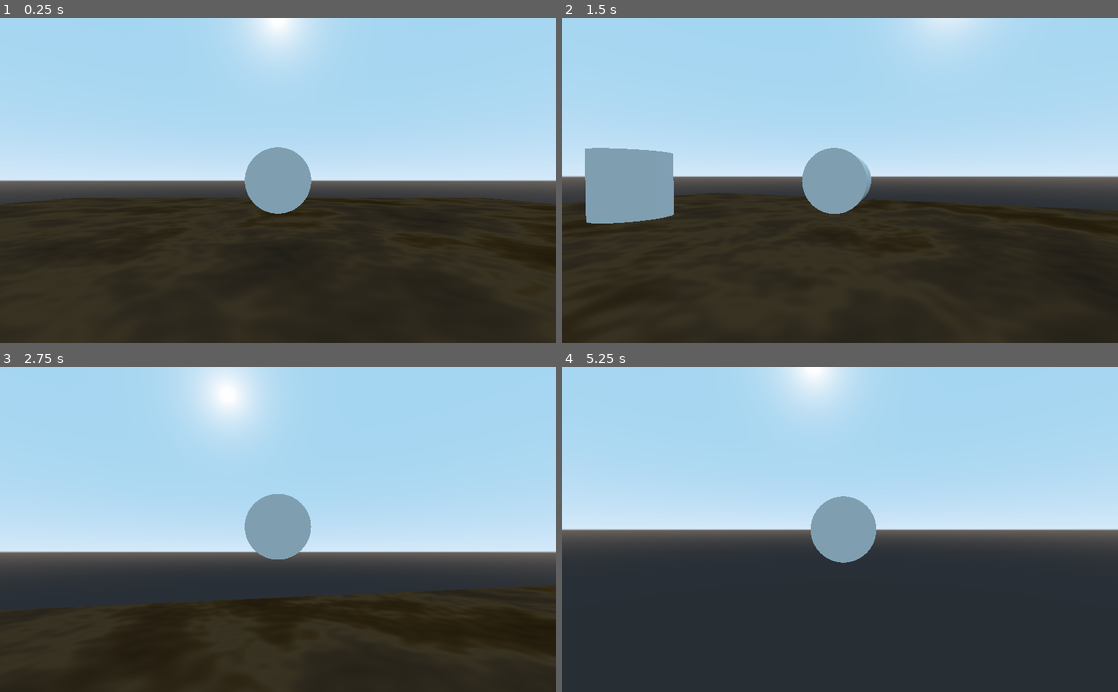
Above: before the commit, frames 1-4 (two rows, left to right).
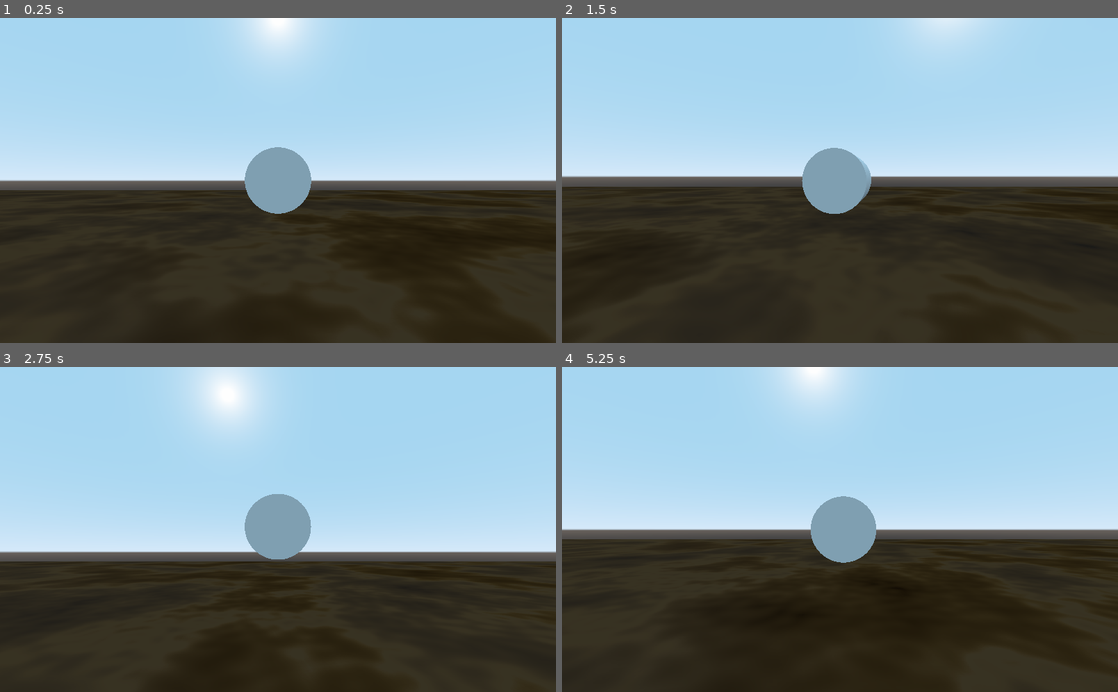
Above: after the commit, the same moments.

Repository: PDHTEC/HelpBender
Game: Godot game, scene res://Main.tscn
The game is run twice, just before and just after one commit, with the same random seed, the same clock (stepped at 60 frames per second) and the same inputs.
Inputs (mouse positions are in pixels of both pictures, inside the frame that each line leads up to):
- Up to frame 1 (0.25 s): no input
- Up to frame 2 (1.5 s): tap Enter at 0.5 s; move the mouse to (867, 180) at 0.52 s; hold W (forward) from 0.53 s (still down); click (867, 180) at 0.6 s; move the mouse to (812, 180) at 1.27 s; click (812, 180) at 1.35 s
- Up to frame 3 (2.75 s): keep holding W (forward); move the mouse to (289, 523) at 2.02 s; click (289, 523) at 2.1 s
- Up to frame 4 (5.25 s): keep holding W (forward); move the mouse to (834, 536) at 2.77 s; click (834, 536) at 2.85 s; move the mouse to (878, 532) at 3.52 s; click (878, 532) at 3.6 s; move the mouse to (795, 526) at 4.27 s; click (795, 526) at 4.35 s; move the mouse to (845, 529) at 5.02 s; click (845, 529) at 5.1 s

The runs differ from the first frame. In frame 1, 2.4% of the frame differs, in the area x 0-100%, y 52-68%; in frame 2, 6.6%; in frame 3, 9.4%; in frame 4, 33%, in the area x 0-100%, y 52-100%.

Commit message:
Player movement updated
Player now lunges when attacking and there is a timer on player attacks.
The players rotation is now from -180 to 180 so it never ends up rotating more than 180 degrees to match the cameras rotation.

Diff:
--- a/HelpBender/Creature.gd
+++ b/HelpBender/Creature.gd
@@ -4,7 +4,7 @@
 export var max_food : float = 20
 export var food_value : float = 2
 export var movement_speed : float = 1
-export var max_speed : float = 20
+export var attack_speed : float = 1
 export var attack_power : float = 5
 
 var food : float
--- a/HelpBender/FollowingCamera.gd
+++ b/HelpBender/FollowingCamera.gd
@@ -26,6 +26,10 @@
 	var forwardy = sin(deg2rad(rotation_degrees.x))
 	var forwardz = sin(deg2rad(rotation_degrees.y)-PI/2) * cos(deg2rad(rotation_degrees.x))
 	forward = Vector3(forwardx,forwardy,forwardz)
+	if rotation_degrees.y>180:
+		rotation_degrees.y -= 360
+	elif rotation_degrees.y<-180:
+		rotation_degrees.y += 360
 
 func _input(event):
 	if event is InputEventMouseMotion:
--- a/HelpBender/Main.tscn
+++ b/HelpBender/Main.tscn
@@ -22,6 +22,8 @@
 lacunarity = 4.0
 
 [sub_resource type="NoiseTexture" id=13]
+width = 2056
+height = 2056
 noise = SubResource( 12 )
 
 [sub_resource type="SpatialMaterial" id=14]
@@ -32,7 +34,7 @@
 
 [sub_resource type="PlaneMesh" id=10]
 material = SubResource( 14 )
-size = Vector2( 100, 100 )
+size = Vector2( 500, 500 )
 
 [node name="Spatial" type="Spatial"]
 
@@ -49,7 +51,7 @@
 [node name="RayCast" type="RayCast" parent="Player"]
 transform = Transform( 1, 0, 0, 0, -4.37114e-08, -1, 0, 1, -4.37114e-08, 0, 0, 0 )
 enabled = true
-cast_to = Vector3( 0, -3, 0 )
+cast_to = Vector3( 0, -5, 0 )
 
 [node name="Body" type="CollisionShape" parent="Player"]
 transform = Transform( 1, 0, 0, 0, -4.37114e-08, -1, 0, 1, -4.37114e-08, 0, 0, 0 )
@@ -66,6 +68,8 @@
 [node name="Mesh" type="MeshInstance" parent="Player/Head"]
 mesh = SubResource( 8 )
 
+[node name="AttackTimer" type="Timer" parent="Player"]
+
 [node name="Test_creature" type="KinematicBody" parent="."]
 transform = Transform( 1, 0, 0, 0, 1, 0, 0, 0, 1, 0, 0, -10 )
 script = ExtResource( 3 )
@@ -81,8 +85,10 @@
 transform = Transform( 1, 0, 0, 0, 1, 0, 0, 0, 1, 0, -4.26016, 0 )
 
 [node name="CollisionShape" type="CollisionShape" parent="StaticBody"]
-transform = Transform( 50, 0, 0, 0, 1, 0, 0, 0, 50, 0, -1, 0 )
+transform = Transform( 250, 0, 0, 0, 1, 0, 0, 0, 250, 0, -1, 0 )
 shape = SubResource( 11 )
 
 [node name="MeshInstance" type="MeshInstance" parent="StaticBody"]
 mesh = SubResource( 10 )
+
+[connection signal="timeout" from="Player/AttackTimer" to="Player" method="_on_AttackTimer_timeout"]
--- a/HelpBender/Player.gd
+++ b/HelpBender/Player.gd
@@ -1,16 +1,24 @@
 extends "res://Creature.gd"
 
+func _process(delta):
+	if rotation_degrees.y>180:
+		rotation_degrees.y -= 360
+	elif rotation_degrees.y<-180:
+		rotation_degrees.y += 360
+	movement(delta)
+	if Input.is_action_just_pressed("left_click") && can_attack:
+		attempt_attack()
+
 func attempt_attack():
+	$AttackTimer.start(attack_speed)
+	velocity += forward*10
+	can_attack = false
 	var collider = $RayCast.get_collider()
 	if collider!=null:
 		if collider.has_method("attack"):
 			collider.attack(self, attack_power)
 
-func _process(delta):
-	movement(delta)
-	if Input.is_action_just_pressed("left_click"):
-		attempt_attack()
-
+var forward : Vector3
 func movement(delta):
 	#adds gravity. Uncertain of whether this should be a thing.
 	#if !is_on_floor():
@@ -18,12 +26,21 @@
 	var cam = $Camera
 	var forwardx = cos(deg2rad(-rotation_degrees.y)-PI/2) * cos(deg2rad(-rotation_degrees.x))
 	var forwardz = sin(deg2rad(-rotation_degrees.y)-PI/2) * cos(deg2rad(-rotation_degrees.x))
-	var forward = Vector3(forwardx,cam.forward.y*0.5,forwardz)
+	forward = Vector3(forwardx,cam.forward.y*0.5,forwardz)
+	var cam_rotation = cam.rotation_degrees.y
+	#if abs(cam_rotation-rotation_degrees.y)>180:
+	#	if abs(cam_rotation-(rotation_degrees.y-360))<180:
+	#		rotation_degrees.y -= 360
+	#	else:
+	#		rotation_degrees.y += 360
+	#print(rotation_degrees,cam_rotation)
+	var acceleration = Vector3.ZERO
 	if Input.is_action_pressed("forward"):
-		velocity += forward*movement_speed
-		rotation_velocity.y += cam.rotation_degrees.y
+		acceleration += forward*movement_speed
+		rotation_velocity.y += cam_rotation
 	if Input.is_action_pressed("back"):
-		velocity += forward*-movement_speed*0.25
+		acceleration += forward*-movement_speed*0.25
+		rotation_velocity.y -= cam_rotation*0.25
 	if Input.is_action_pressed("left"):
 		#velocity += cam.left*movement_speed
 		#rotation_velocity.y += 45
@@ -33,7 +50,8 @@
 		#rotation_velocity.y -= 45
 		pass
 	velocity *= 0.97
-	velocity = velocity.limit_length(max_speed)
+	acceleration = acceleration.limit_length(movement_speed)
+	velocity += acceleration
 	velocity = move_and_slide(velocity,-gravity_vector)
 
 	rotation_velocity *= 0.9
@@ -41,3 +59,7 @@
 		rotation_velocity*=0.9
 	rotation_degrees += rotation_velocity*delta
 	cam.rotation_degrees.y -= rotation_velocity.y*delta
+
+var can_attack : bool = true
+func _on_AttackTimer_timeout():
+	can_attack = true
